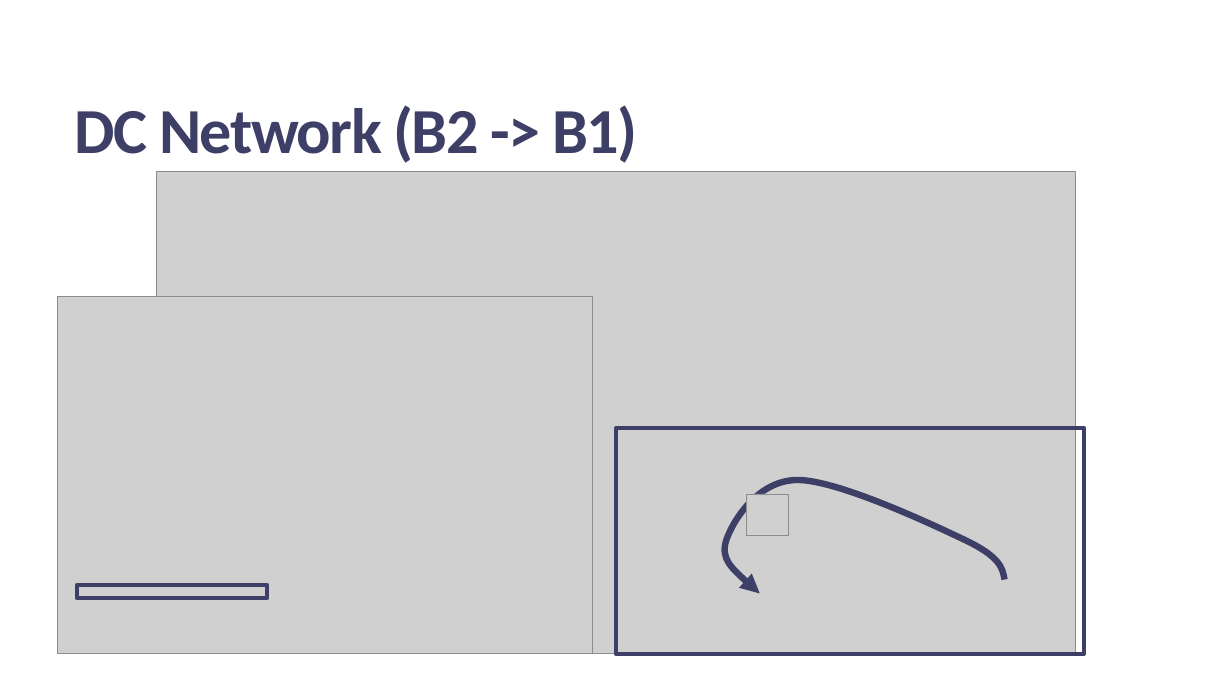
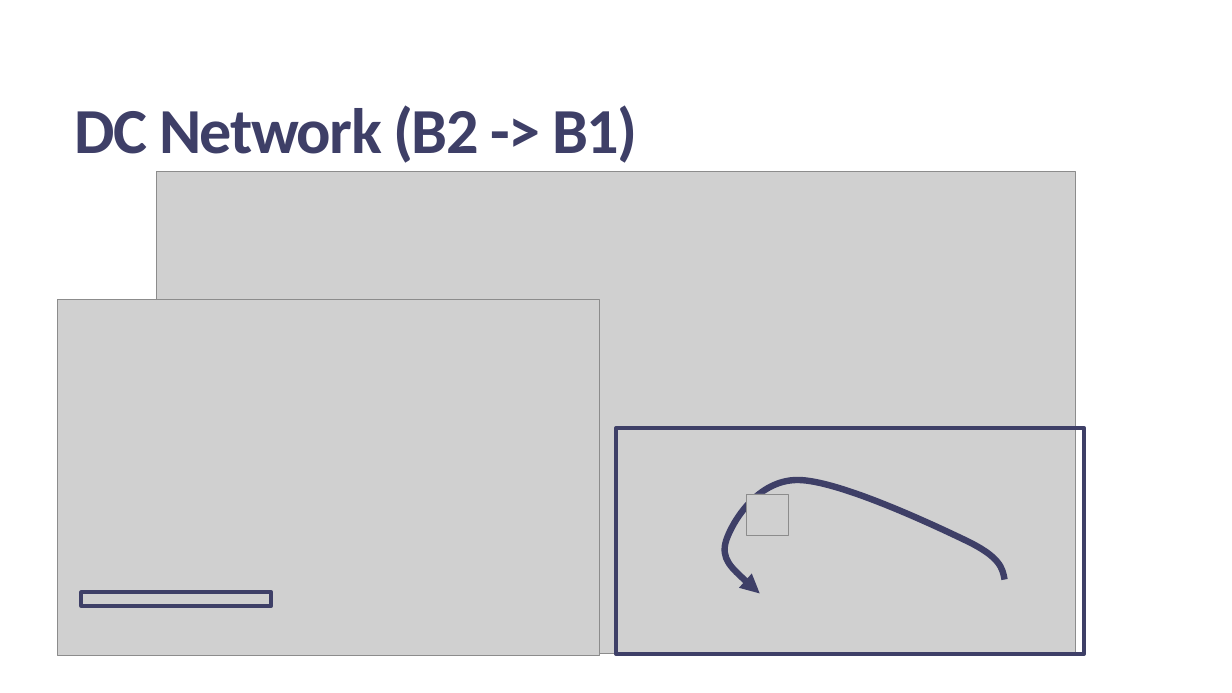
Before and after one commit to creccovalerio/NSD-Project, a slide deck: slide 26 of Presentazione_NSD.pptx. Drawn at 1232x693 pixels with LibreOffice and Linux fonts; fonts in the diff are those of the drawing; grey boxes stand for pictures. Boxes give left, top, right and bottom in pixels: in the first picture for what was removed or moved away, otherwise in the second. Text is boxed around its words. In the diff, an @@ line names an element or a change of style, - is before the commit and + after.

```diff
--- a/Presentazione_NSD.pptx
+++ b/Presentazione_NSD.pptx
@@ picture resized from (x1=58, y1=297, x2=592, y2=653) to (x1=58, y1=299, x2=600, y2=656) @@
@@ rectangle moved from (x1=77, y1=585, x2=267, y2=599) to (x1=81, y1=592, x2=272, y2=606) @@
```
Also in this commit, not shown: 1 other slide changed, 1 other file.
